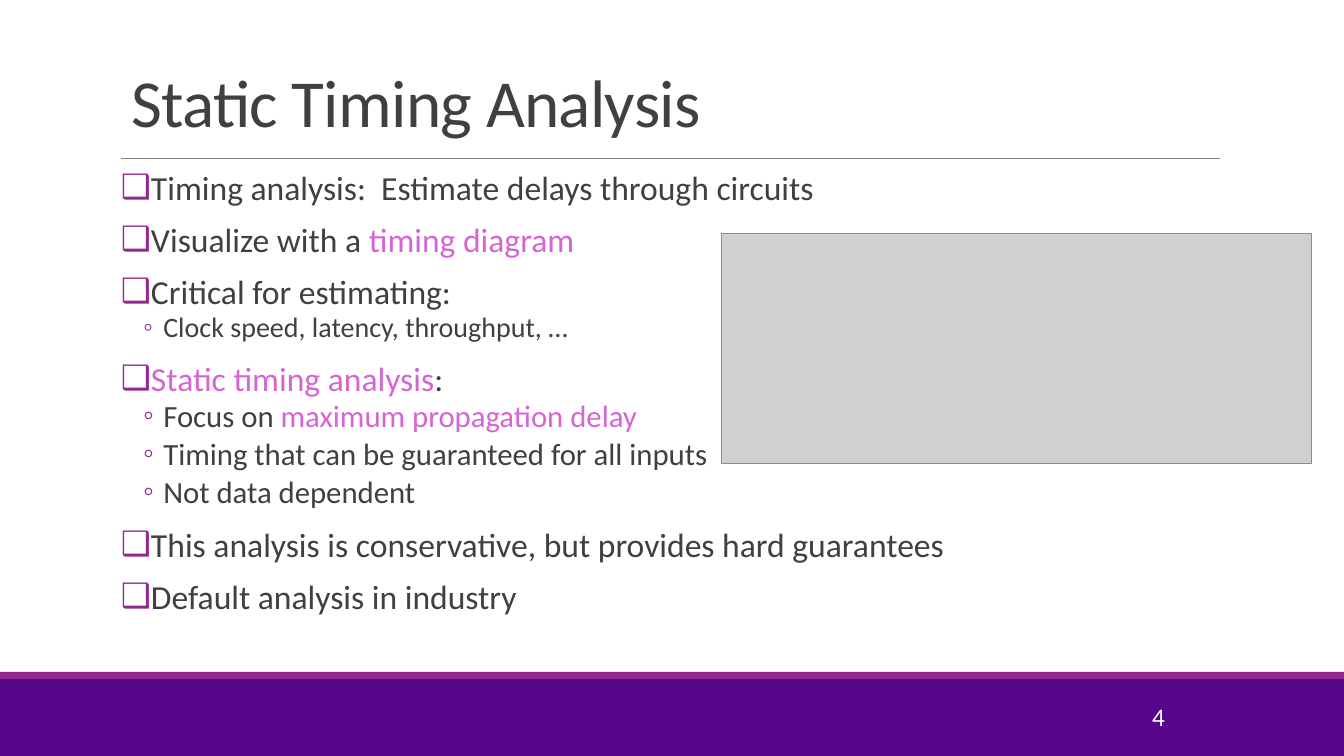
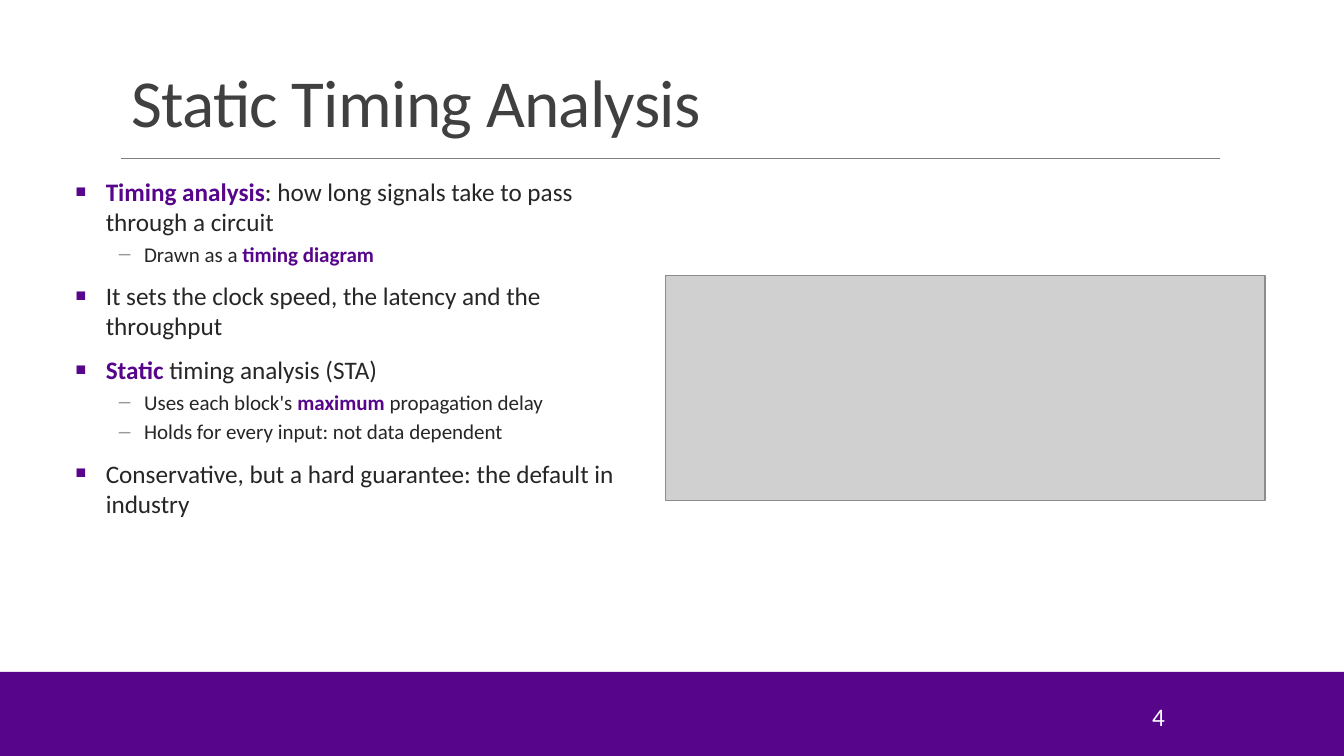
Before and after one commit to sdrangan/hwdesign, a slide deck: slide 4 of units/unit06_timing/timing.pptx. Drawn at 1344x756 pixels with LibreOffice and Linux fonts; fonts in the diff are those of the drawing; grey boxes stand for pictures; background and template pictures are left out. Boxes give left, top, right and bottom in pixels: in the first picture for what was removed or moved away, otherwise in the second. Text is boxed around its words. In the diff, an @@ line names an element or a change of style, - is before the commit and + after.

```diff
--- a/units/unit06_timing/timing.pptx
+++ b/units/unit06_timing/timing.pptx
@@ text removed at [151, 176, 943, 615] @@
-❑ Timing analysis: Estimate delays through circuits
-❑ Visualize with a timing diagram
-❑ Critical for estimating:
-  ◦ Clock speed, latency, throughput, …
-❑ Static timing analysis:
-  ◦ Focus on maximum propagation delay
-  ◦ Timing that can be guaranteed for all inputs
-  ◦ Not data dependent
-❑ This analysis is conservative, but provides hard guarantees
-❑ Default analysis in industry
@@ text added at [106, 183, 613, 517], 18 pt, text #262626 @@
+■ Timing analysis: how long signals take to pass through a circuit
+– Drawn as a timing diagram
+■ It sets the clock speed, the latency and the throughput
+■ Static timing analysis (STA)
+– Uses each block's maximum propagation delay
+– Holds for every input: not data dependent
+■ Conservative, but a hard guarantee: the default in industry
@@ picture: place and size @@
-picture at [722, 234, 1312, 465]
+picture at [665, 275, 1265, 500]
@@ rectangle at [0, 671, 1344, 679]: fill #92278F to #57068C @@
```
Also in this commit, not shown: 55 other slides changed, 14 slides added, 11 slides removed, 57 other files.
